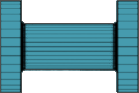
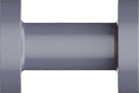
Layers edited between the first and the second 139px x 93px image:
added layer "3D-spl" above "outline" over (0, 0, 139, 93)
hid "outline" over (0, 0, 139, 93)
hid "spl" over (0, 0, 139, 93)
hid "dark blue" over (0, 0, 139, 93)
